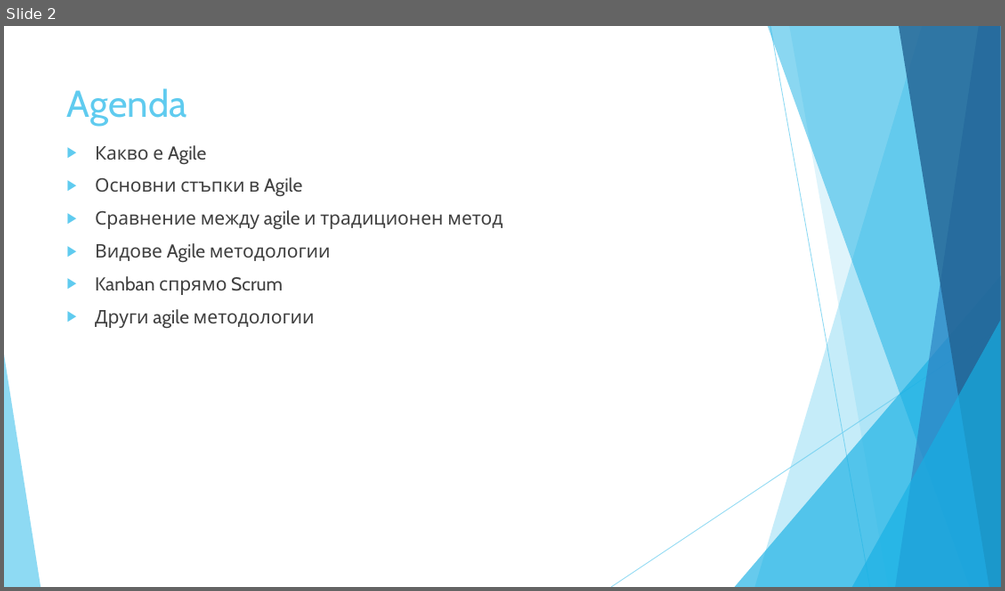
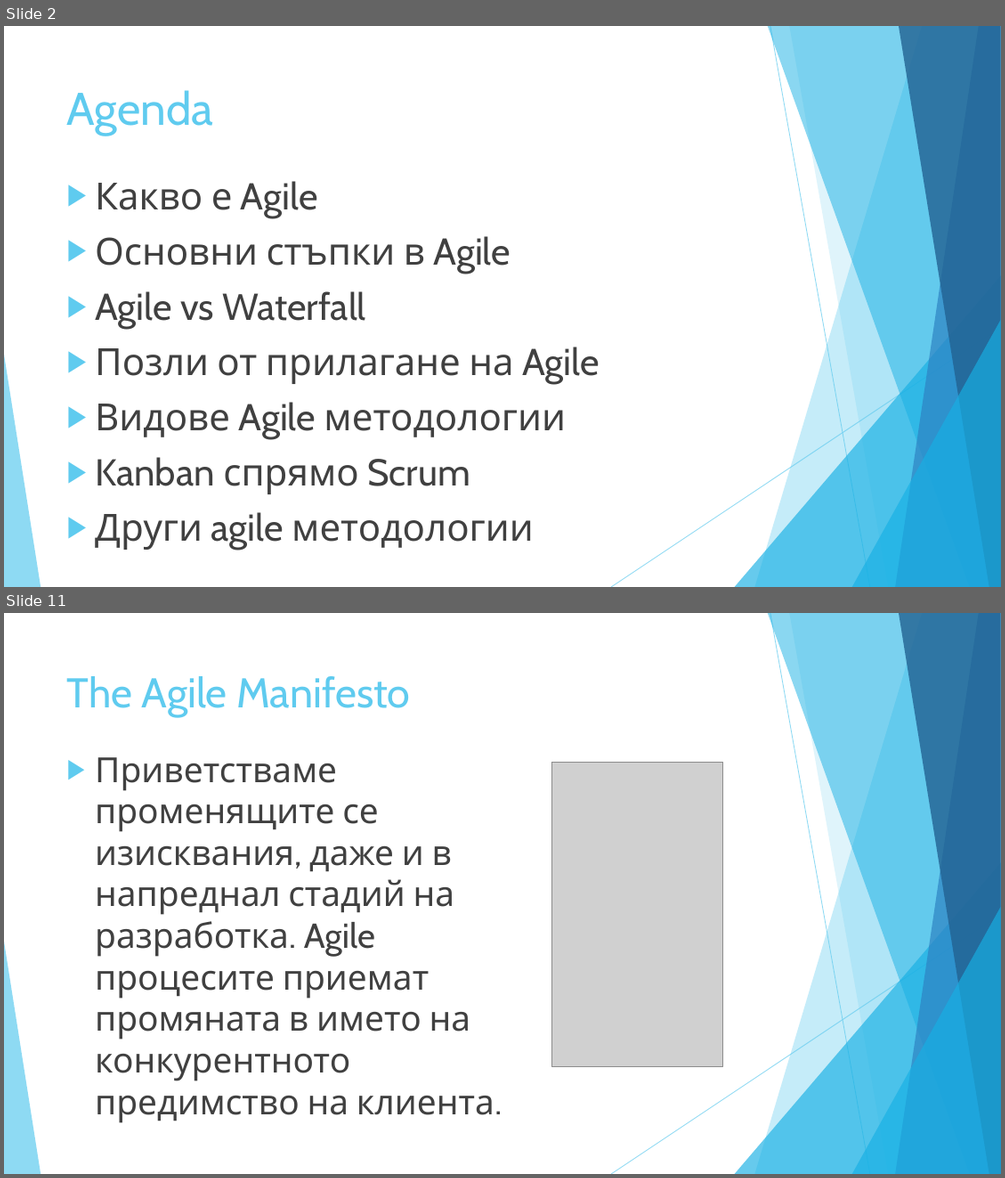
Before and after one commit to vtasheva/coursework-customer-requirements, a slide deck: Coursework - presentation.pptx. Shown one above the other, each under a label of ours: slide 2 before the commit, slides 2 and 11 after it; the slides between them are not shown. The pictures are 1005x591 and 1005x1178 pixels, drawn with LibreOffice and Linux fonts; fonts in the diff are those of the drawing; grey boxes stand for pictures. Boxes give left, top, right and bottom in pixels: in the first picture for what was removed or moved away, otherwise in the second. Text is boxed around its words. In the diff, an @@ line names an element or a change of style, - is before the commit and + after.

```diff
--- a/Coursework - presentation.pptx
+++ b/Coursework - presentation.pptx
@@ slide 11 added at (4,613,1001,1174), background #FFFFFF; not listed: 10 template elements that a slide beside it also shows @@
@@ title added at (67,676,410,718), 40 pt, text #5FCBEF @@
+The Agile Manifesto
@@ text added at (95,757,494,1123), 33.3 pt, text #404040 @@
+▶ Приветстваме променящите се изисквания, даже и в напреднал стадий на разработка. Agile процесите приемат промяната в името на конкурентното предимство на клиента.
@@ picture added at (552,762,722,1066) @@
@@ slide 2 changed as well @@
@@ title "Agenda" at (67,90,214,135): size 36 to 44 pt @@
@@ text "Какво е Agile": place and size @@
-text "Какво е Agile" at (95,145,502,328)
+text "Какво е Agile" at (95,181,599,549)
@@ text at (95,181,566,549): size 18 to 36 pt in "Какво е Agile", "Основни стъпки в Agile", "Видове Agile методологии", "Kanban спрямо Scrum" and 1 more places @@
@@ text at (95,291,599,384): text changed; size 18 to 36 pt @@
-▶ Сравнение между agile и традиционен метод
+▶ Agile vs Waterfall
+▶ Позли от прилагане на Agile
```
Also in this commit, not shown: 1 other slide changed, 18 other slides added, 1 other file.
